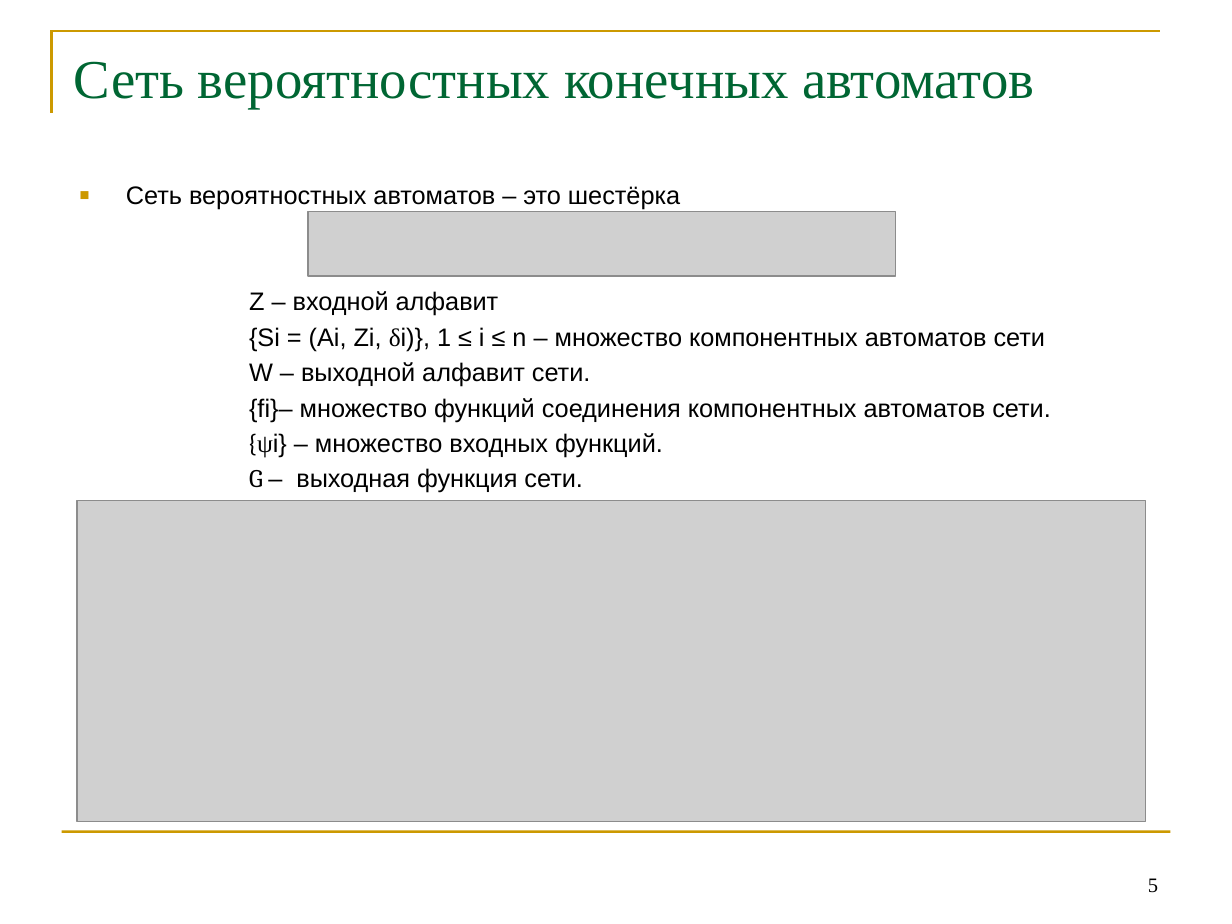
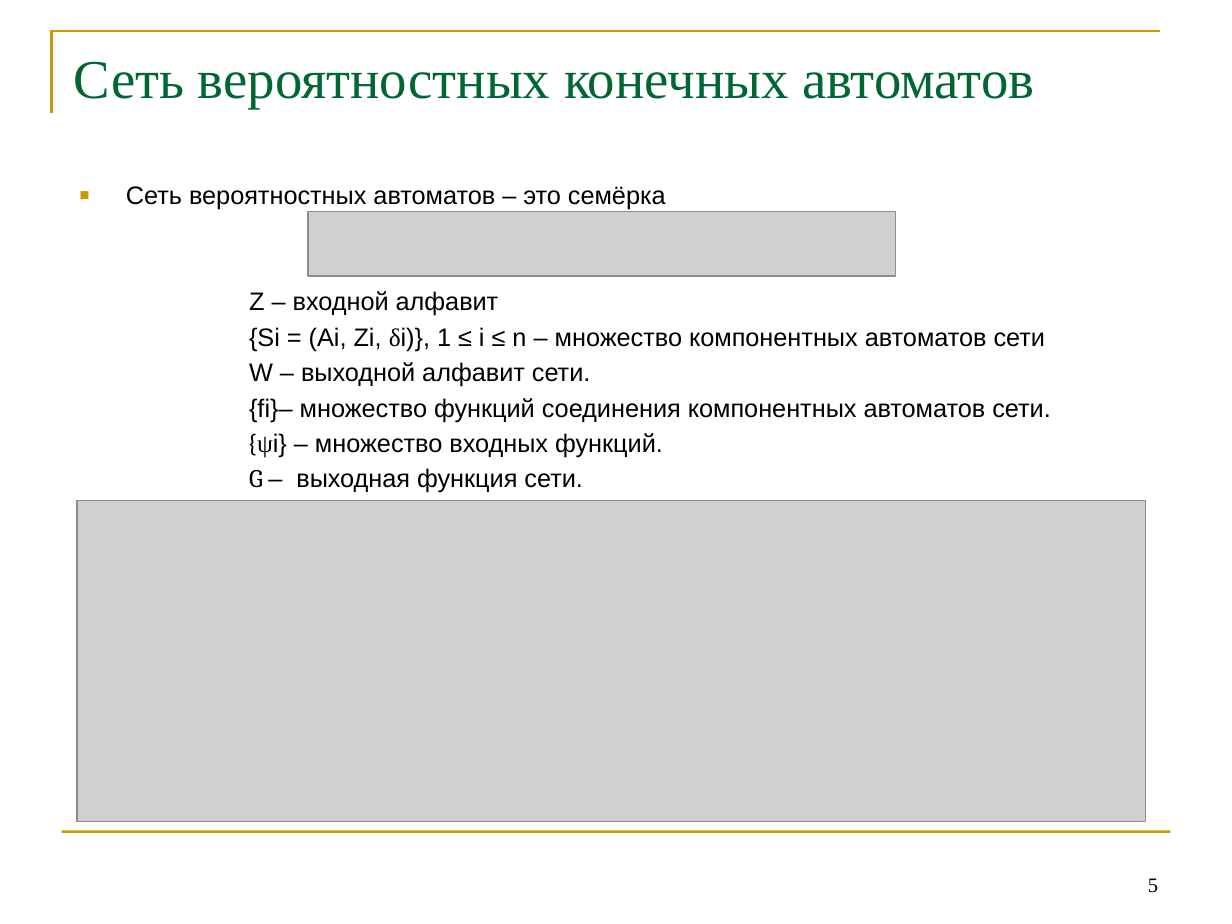
Before and after one commit to erad888/fsm-decompose, a slide deck: slide 5 of Презентация1.pptx. Drawn at 1232x924 pixels with LibreOffice and Linux fonts; fonts in the diff are those of the drawing; grey boxes stand for pictures. Boxes give left, top, right and bottom in pixels: in the first picture for what was removed or moved away, otherwise in the second. Text is boxed around its words. In the diff, an @@ line names an element or a change of style, - is before the commit and + after.

```diff
--- a/Презентация1.pptx
+++ b/Презентация1.pptx
@@ text at [126,186,666,210]: text changed @@
-■ Сеть вероятностных автоматов – это шестёрка
+■ Сеть вероятностных автоматов – это семёрка
```
Also in this commit, not shown: 10 other slides changed, 1 slide added, 5 other files.
